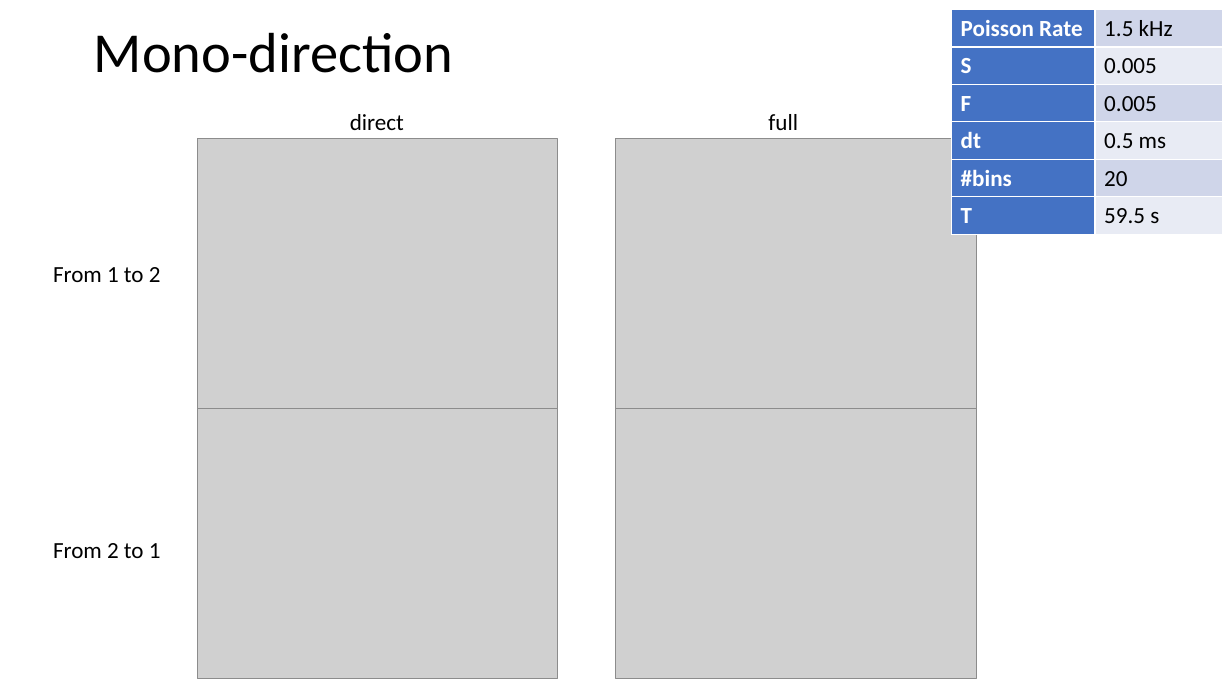
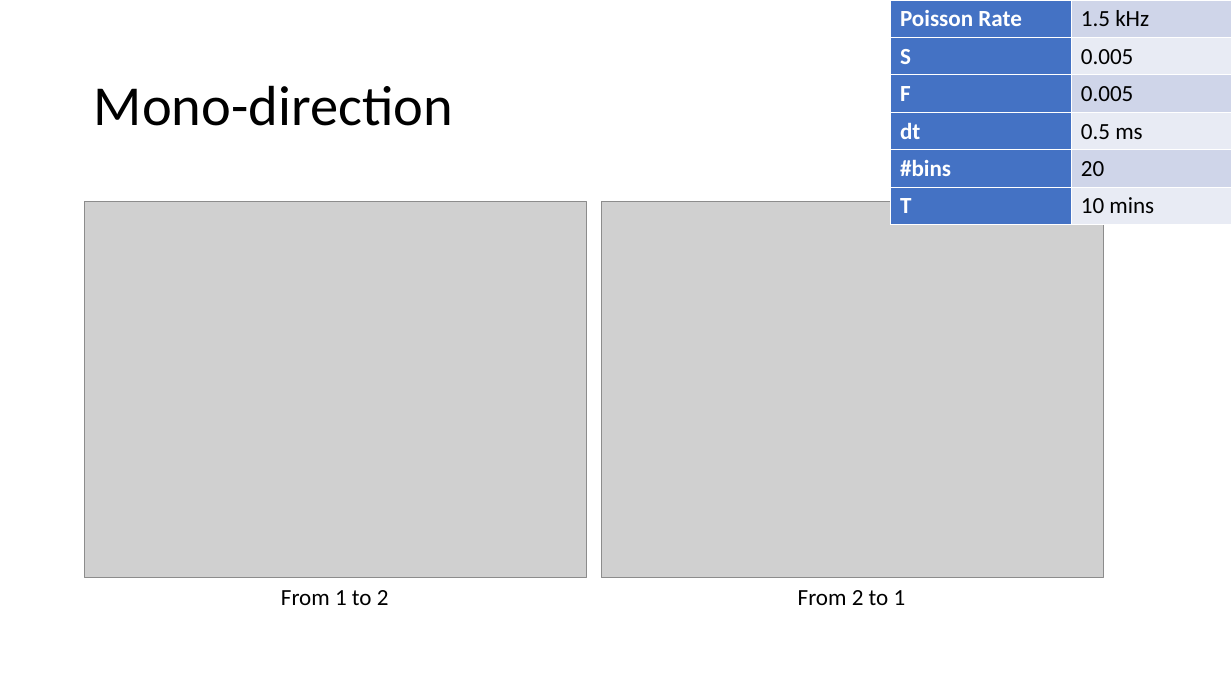
Before and after one commit to NeoNeuron/IF-neuronal-network, a slide deck: slide 10 of reports/oct31/Recent numerical results related to neuronal network simulation.pptx (slide 19 before the commit). Drawn at 1232x693 pixels with LibreOffice and Linux fonts; fonts in the diff are those of the drawing; grey boxes stand for pictures. Boxes give left, top, right and bottom in pixels: in the first picture for what was removed or moved away, otherwise in the second. Text is boxed around its words. In the diff, an @@ line names an element or a change of style, - is before the commit and + after.

```diff
--- a/reports/oct31/Recent numerical results related to neuronal network simulation.pptx
+++ b/reports/oct31/Recent numerical results related to neuronal network simulation.pptx
@@ table at [891, 0, 1232, 225] @@
-row 6, column 2: 59.5 s
+row 6, column 2: 10 mins
@@ table: place and size @@
-table at [952, 9, 1223, 234]
+table at [891, 0, 1232, 225]
@@ title "Mono-direction": place and size @@
-title "Mono-direction" at [94, 32, 453, 73]
+title "Mono-direction" at [94, 85, 453, 126]
@@ text removed at [350, 114, 404, 130] @@
-direct
@@ text removed at [768, 114, 798, 130] @@
-full
@@ picture removed at [616, 139, 977, 409] @@
@@ picture: place and size @@
-picture at [198, 139, 558, 409]
+picture at [85, 201, 587, 578]
@@ picture: place and size @@
-picture at [198, 409, 558, 678]
+picture at [602, 201, 1104, 578]
@@ picture removed at [616, 409, 977, 678] @@
@@ text "From 1 to 2": place and size @@
-text "From 1 to 2" at [53, 267, 161, 282]
+text "From 1 to 2" at [281, 590, 389, 605]
@@ text "From 2 to 1": place and size @@
-text "From 2 to 1" at [53, 543, 161, 558]
+text "From 2 to 1" at [798, 590, 906, 605]
```
Also in this commit, not shown: 16 other slides changed, 1 slide added, 13 slides removed, 44 other files.
